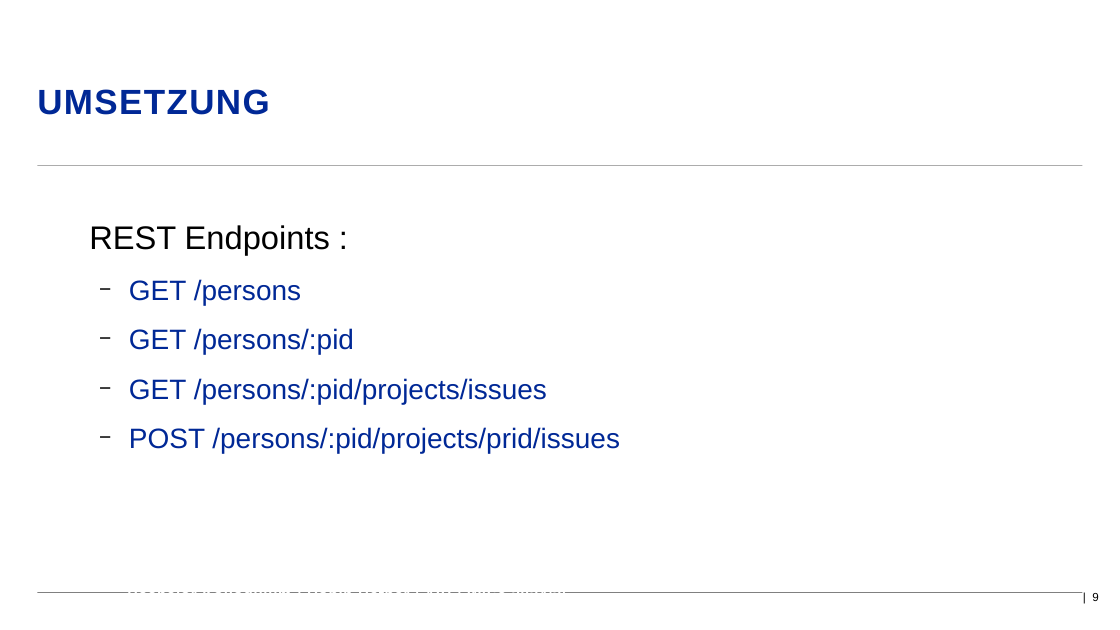
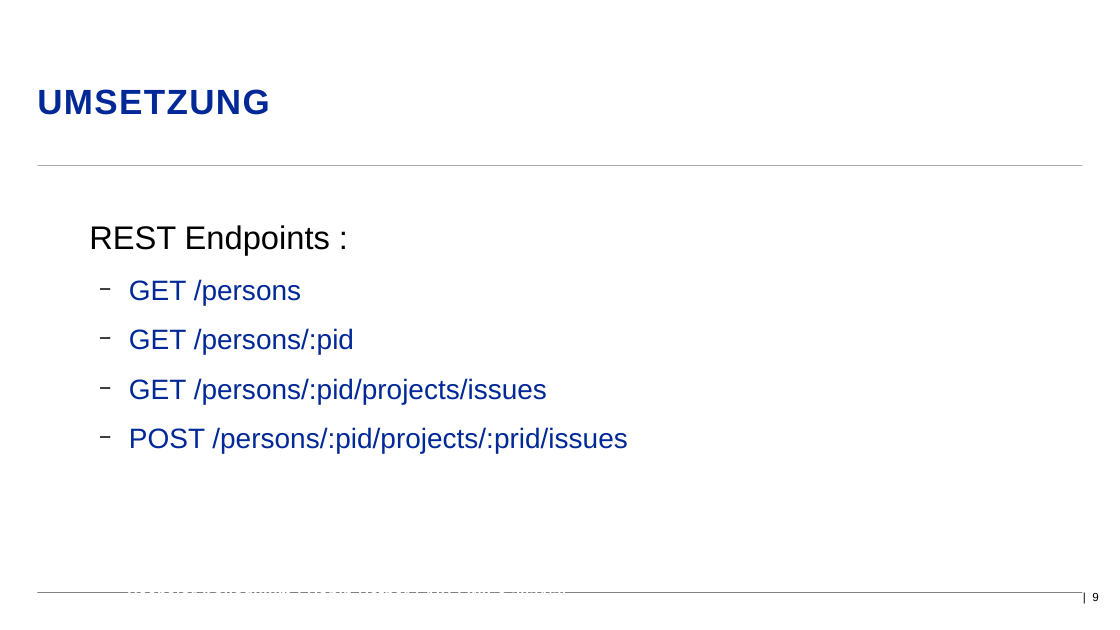
Before and after one commit to D4rkm4n215/Bachelorthesis, a slide deck: slide 9 of Thesis/Kolloquium/Präsentation_Hefner_Robin_206488.odp. Drawn at 1120x630 pixels with LibreOffice and Linux fonts; fonts in the diff are those of the drawing; background and template pictures are left out. Boxes give left, top, right and bottom in pixels: in the first picture for what was removed or moved away, otherwise in the second. Text is boxed around its words. In the diff, an @@ line names an element or a change of style, - is before the commit and + after.

```diff
--- a/Thesis/Kolloquium/Präsentation_Hefner_Robin_206488.odp
+++ b/Thesis/Kolloquium/Präsentation_Hefner_Robin_206488.odp
@@ text at <box>129,427,627,453</box>: text changed @@
-  − POST /persons/:pid/projects/prid/issues
+  − POST /persons/:pid/projects/:prid/issues
```
Also in this commit, not shown: 2 other slides changed, 2 slides added, 6 other files.
